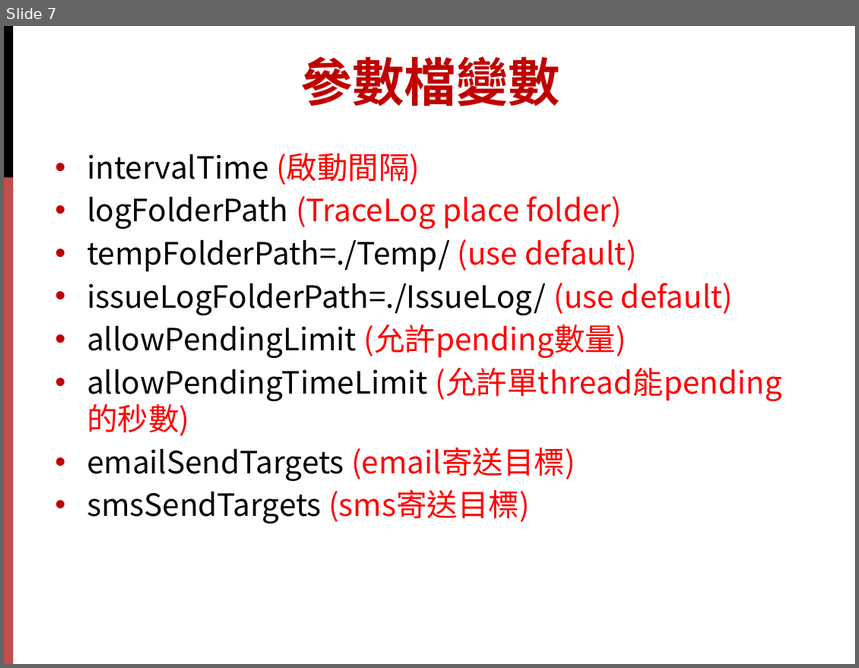
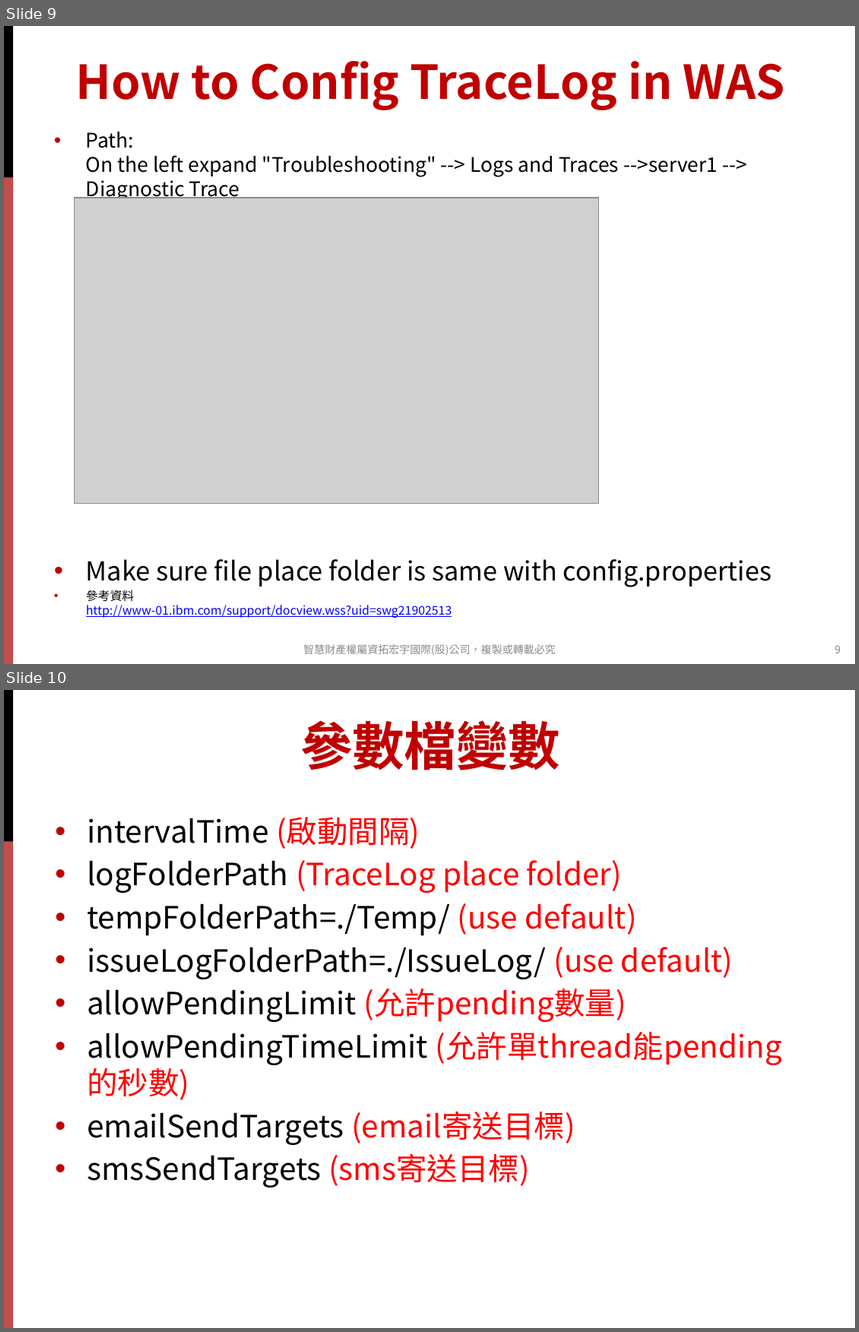
Before and after one commit to strikecbu/TraceLogMonitor, a slide deck: other/doc/TraceLogMonitorWithWAS.pptx. Shown one above the other, each under a label of ours: slide 7 before the commit, slides 9 and 10 after it. The pictures are 859x668 and 859x1332 pixels, drawn with LibreOffice and Linux fonts; fonts in the diff are those of the drawing; grey boxes stand for pictures; background and template pictures are left out. Boxes give left, top, right and bottom in pixels: in the first picture for what was removed or moved away, otherwise in the second. Text is boxed around its words. In the diff, an @@ line names an element or a change of style, - is before the commit and + after.

```diff
--- a/other/doc/TraceLogMonitorWithWAS.pptx
+++ b/other/doc/TraceLogMonitorWithWAS.pptx
@@ slide 9 added at (4, 26, 855, 664), background #FFFFFF; not listed: 2 template elements that a slide beside it also shows @@
@@ title added at (75, 61, 785, 110), 39.6 pt, text #C00000, bold @@
+How to Config TraceLog in WAS
@@ text added at (86, 132, 772, 618), 17 pt, text #000000 @@
+• Path:
+  On the left expand "Troubleshooting" --> Logs and Traces -->server1 --> Diagnostic Trace
+• Make sure file place folder is same with config.properties
+• 參考資料
+  http://www-01.ibm.com/support/docview.wss?uid=swg21902513
@@ picture added at (75, 198, 599, 504) @@
@@ text added at (303, 645, 556, 656), 9 pt, text #8C8C8C @@
+智慧財產權屬資拓宏宇國際(股)公司，複製或轉載必究
@@ page number added at (835, 645, 841, 654), 9 pt, text #8C8C8C @@
+9
@@ what was slide 7 is now slide 10 @@
```
Also in this commit, not shown: 2 other slides added.
